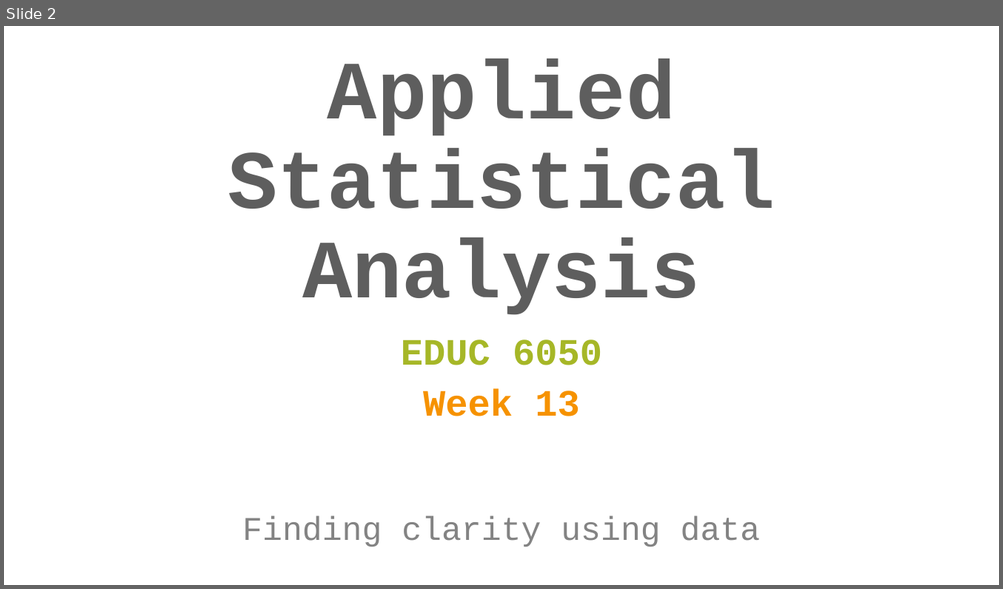
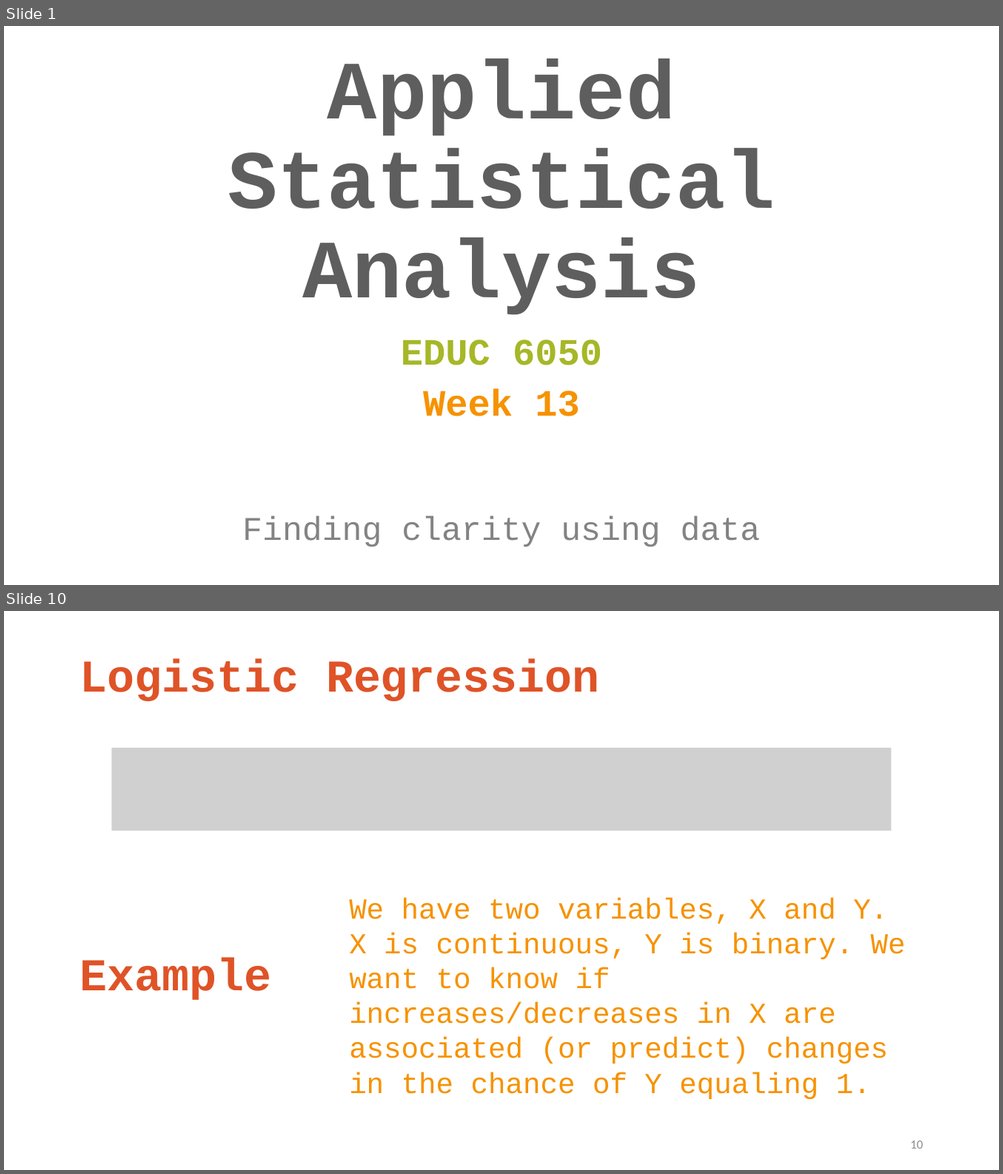
Before and after one commit to TysonStanley/EDU-6050, a slide deck: Slides/13_EDUC_6050_2018.pptx. Shown one above the other, each under a label of ours: slide 2 before the commit, slides 1 and 10 after it; the slides between them are not shown. The pictures are 1003x589 and 1003x1174 pixels, drawn with LibreOffice and Linux fonts; fonts in the diff are those of the drawing; grey boxes stand for pictures. Boxes give left, top, right and bottom in pixels: in the first picture for what was removed or moved away, otherwise in the second. Text is boxed around its words. In the diff, an @@ line names an element or a change of style, - is before the commit and + after.

```diff
--- a/Slides/13_EDUC_6050_2018.pptx
+++ b/Slides/13_EDUC_6050_2018.pptx
@@ slide 10 added at [4,611,999,1170], background #FFFFFF @@
@@ title added at [79,659,600,701], 44 pt, text #DF5327, bold @@
+Logistic Regression
@@ picture added at [111,748,891,830] @@
@@ text added at [349,898,905,1099], 28 pt, text #F69200 @@
+We have two variables, X and Y. X is continuous, Y is binary. We want to know if increases/decreases in X are associated (or predict) changes in the chance of Y equaling 1.
@@ text added at [79,958,271,1000], 44 pt, text #DF5327, bold @@
+Example
@@ page number added at [910,1141,922,1149], 12 pt, text #8C8C8C @@
+10
@@ what was slide 2 is now slide 1 @@
```
Also in this commit, not shown: 48 other slides added, 6 slides removed, 3 other files.
